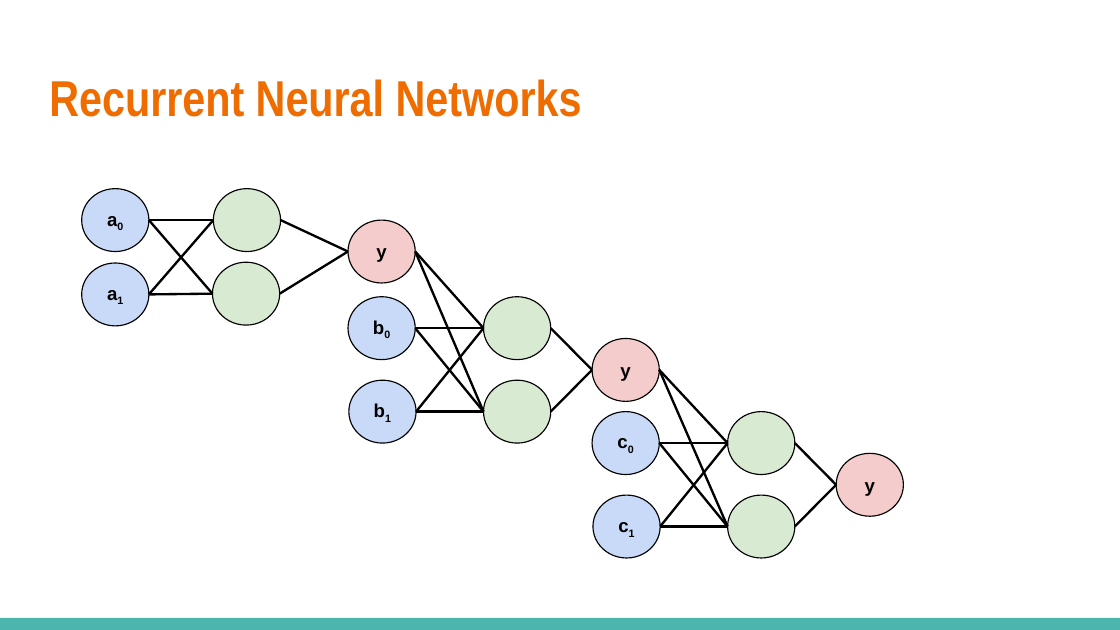
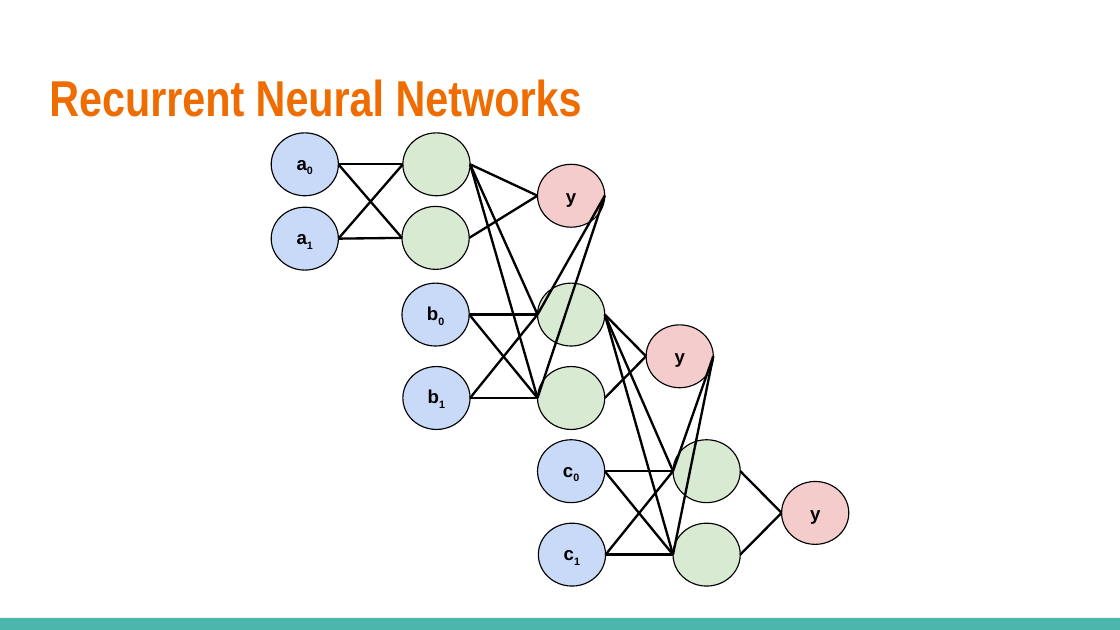
Before and after one commit to zhouvatar/CS506-Fall2021, a slide deck: slide 77 of slides/Neural_Networks.pptx (slide 75 before the commit). Drawn at 1120x630 pixels with LibreOffice and Linux fonts; fonts in the diff are those of the drawing. Boxes give left, top, right and bottom in pixels: in the first picture for what was removed or moved away, otherwise in the second. Text is boxed around its words. In the diff, an @@ line names an element or a change of style, - is before the commit and + after.

```diff
--- a/slides/Neural_Networks.pptx
+++ b/slides/Neural_Networks.pptx
@@ ellipse: place and size @@
-ellipse at <box>213,262,280,325</box>
+ellipse at <box>403,133,470,196</box>
@@ 3 ellipses, 2 lines: place and size @@
-3 ellipses, 2 lines at <box>82,188,416,326</box>
+3 ellipses, 2 lines at <box>271,133,605,270</box>
@@ line moved from (280, 293) - (348, 252) to (338, 239) - (403, 165) @@
@@ line moved from (416, 252) - (484, 328) to (470, 165) - (538, 398) @@
@@ line added from (470, 165) to (538, 196), #000000 1.5 pt @@
@@ line added from (470, 165) to (538, 315), #000000 1.5 pt @@
@@ ellipse: place and size @@
-ellipse at <box>213,188,280,251</box>
+ellipse at <box>402,206,469,269</box>
@@ line added from (469, 237) to (538, 196), #000000 1.5 pt @@
@@ line moved from (416, 252) - (484, 412) to (605, 196) - (538, 398) @@
@@ line added from (605, 196) to (538, 315), #000000 1.5 pt @@
@@ line removed from (149, 295) to (213, 221) @@
@@ line moved from (281, 221) - (348, 252) to (338, 239) - (402, 237) @@
@@ line removed from (149, 295) to (213, 293) @@
@@ line added from (605, 315) to (673, 472), #000000 1.5 pt @@
@@ line added from (605, 315) to (673, 554), #000000 1.5 pt @@
@@ 6 lines, 5 ellipses: place and size @@
-6 lines, 5 ellipses at <box>348,297,660,442</box>
+6 lines, 5 ellipses at <box>402,283,713,429</box>
@@ line moved from (660, 370) - (728, 526) to (713, 356) - (673, 554) @@
@@ line moved from (660, 370) - (728, 444) to (713, 356) - (673, 472) @@
@@ line moved from (795, 526) - (837, 485) to (740, 472) - (782, 513) @@
@@ line moved from (795, 444) - (837, 485) to (740, 554) - (782, 513) @@
@@ 5 ellipses, 4 lines: place and size @@
-5 ellipses, 4 lines at <box>592,412,904,558</box>
+5 ellipses, 4 lines at <box>538,440,849,586</box>
```
Also in this commit, not shown: 2 other slides changed, 3 slides added, 1 other file.
